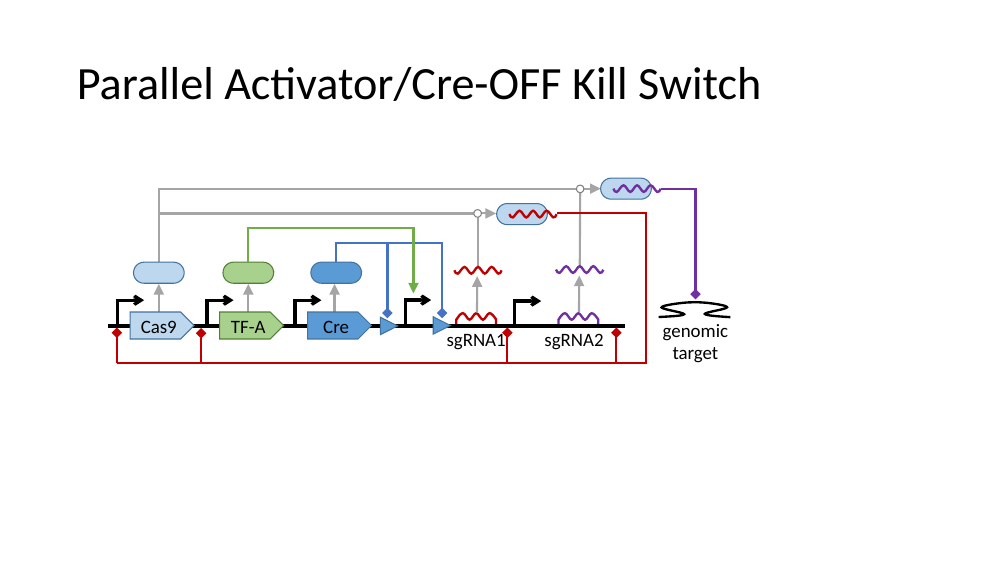
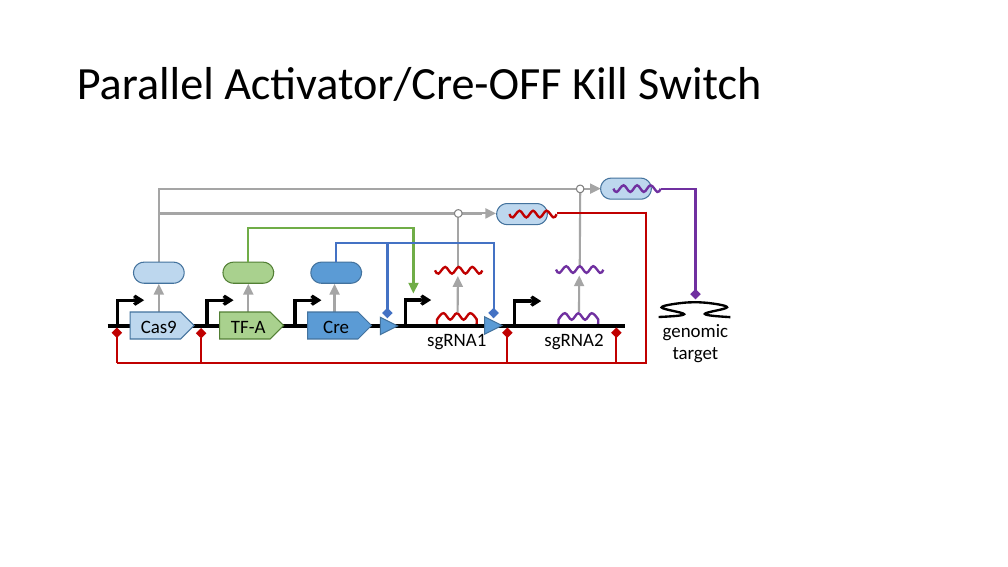
Before and after one commit to TASBE/CRISPR-safety-switches, a slide deck: slide 18 of paper_figures/sbolvisual/17 Combinations.pptx. Drawn at 1008x567 pixels with LibreOffice and Linux fonts; fonts in the diff are those of the drawing. Boxes give left, top, right and bottom in pixels: in the first picture for what was removed or moved away, otherwise in the second. Text is boxed around its words. In the diff, an @@ line names an element or a change of style, - is before the commit and + after.

```diff
--- a/paper_figures/sbolvisual/17 Combinations.pptx
+++ b/paper_figures/sbolvisual/17 Combinations.pptx
@@ line moved from (159, 213) - (474, 213) to (159, 213) - (482, 213) @@
@@ elbow arrow moved from (337, 262) - (442, 313) to (388, 262) - (494, 313) @@
@@ 4 lines, 2 freeform shapes, 1 text, 1 ellipse, 1 arrow: place and size @@
-4 lines, 2 freeform shapes, 1 text, 1 ellipse, 1 arrow at [447, 209, 506, 350]
+4 lines, 2 freeform shapes, 1 text, 1 ellipse, 1 arrow at [427, 209, 486, 350]
@@ triangle: place and size @@
-triangle at [433, 317, 451, 334]
+triangle at [485, 317, 502, 334]
```
Also in this commit, not shown: 4 other slides changed.
